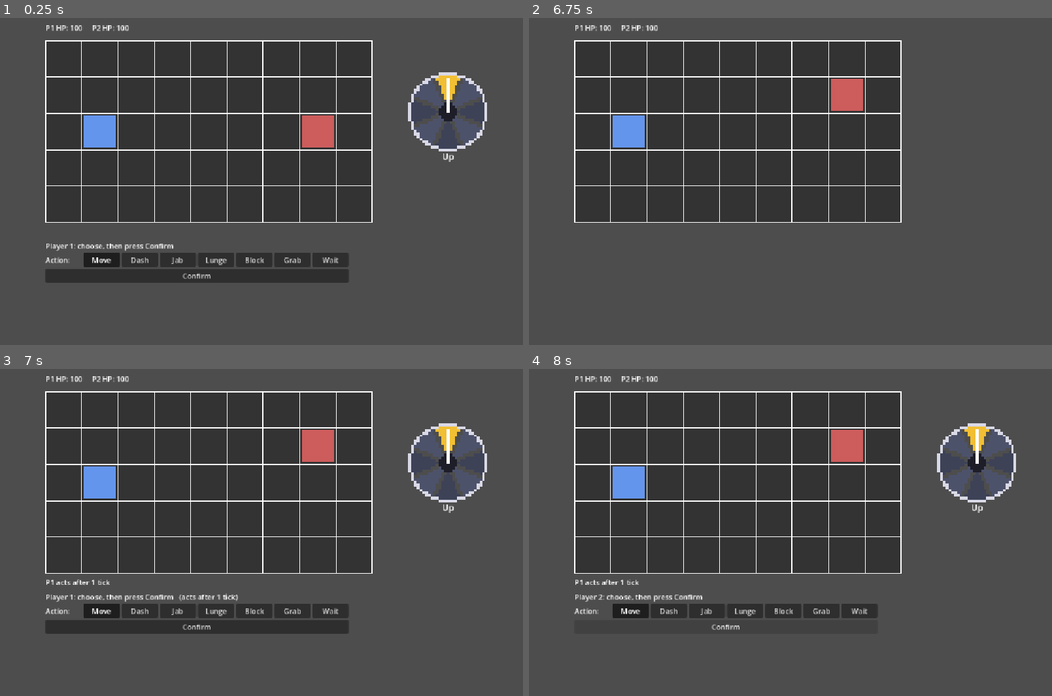
Above: before the commit, frames 1-4 (two rows, left to right).
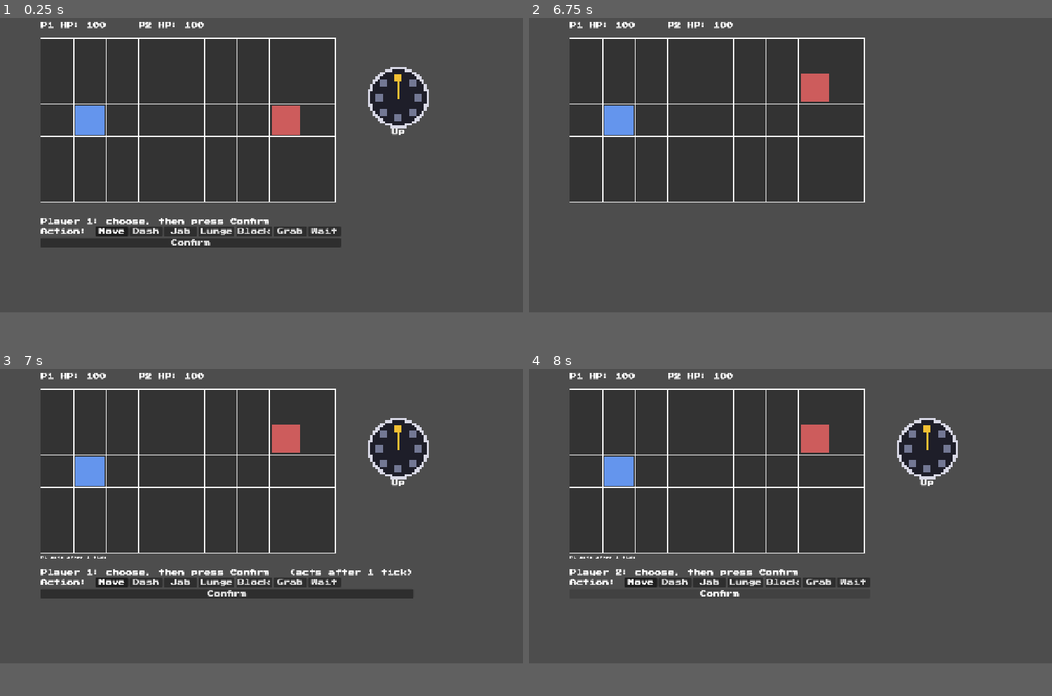
Above: after the commit, the same moments.

Repository: chunaa44/StrategyFighter
Game: Godot game, scene res://scenes/main.tscn
Two runs of this game, one before a commit and one after it. Both use one fixed random seed, a clock stepped at 60 frames per second and the inputs below.
Inputs:
- Up to frame 1 (0.25 s): no input
- Up to frame 2 (6.75 s): click "Move" at 0.5 s; click "Dash" at 1.25 s; click "Jab" at 2 s; click "Lunge" at 2.75 s; click "Block" at 3.5 s; click "Grab" at 4.25 s; click "Wait" at 5 s; click "Confirm" at 5.75 s; click "Confirm" at 6.5 s
- Up to frame 3 (7 s): no input
- Up to frame 4 (8 s): click "Confirm" at 7.25 s
In our replay, the window is 800x500 before the commit and 800x450 after it. These sizes can differ from the game's own. Grey fills any space a smaller window leaves; there, only what the larger window draws over its background counts as a difference.

The runs differ from the first frame. In frame 1, 24% of the frame differs, in the area x 7-94%, y 1-81%; in frame 2, 13%; in frame 3, 24%; in frame 4, 20%.

Commit message:
Add pixel-art theme.

Diff:
--- /dev/null
+++ b/assets/theme/pixel_theme.tres
@@ -0,0 +1,7 @@
+[gd_resource type="Theme" format=3 uid="uid://crnibcn68yep2"]
+
+[ext_resource type="FontFile" uid="uid://dkcv0kjqvbgcg" path="res://assets/fonts/PressStart2P-Regular.ttf" id="1_ow2qn"]
+
+[resource]
+default_font = ExtResource("1_ow2qn")
+default_font_size = 16
--- a/project.godot
+++ b/project.godot
@@ -21,9 +21,14 @@
 
 [display]
 
+window/size/viewport_width=1280
 window/size/viewport_height=720
 window/stretch/mode="canvas_items"
 window/stretch/aspect="expand"
+
+[gui]
+
+theme/custom="uid://crnibcn68yep2"
 
 [physics]
 
--- a/scenes/fighter.tscn
+++ b/scenes/fighter.tscn
@@ -16,4 +16,4 @@
 offset_top = 8.0
 offset_right = 48.0
 offset_bottom = 31.0
-theme_override_font_sizes/font_size = 14
+theme_override_font_sizes/font_size = 8
--- a/scenes/main.tscn
+++ b/scenes/main.tscn
@@ -33,6 +33,7 @@
 offset_top = 458.0
 offset_right = 140.0
 offset_bottom = 481.0
+theme_override_font_sizes/font_size = 8
 
 [node name="RestartButton" type="Button" parent="." unique_id=995860708]
 visible = false
--- a/scripts/direction_wheel.gd
+++ b/scripts/direction_wheel.gd
@@ -1,30 +1,25 @@
 extends Control
 
-# one wheel cell is drawn as a PIXEL x PIXEL square
-const RADIUS = 14
+# the wheel is drawn on a small grid, one cell is a PIXEL x PIXEL square
+const RADIUS = 12
 const PIXEL = 6
-const DEAD_ZONE = 3.5
-const GAP = 0.7
+const DEAD_ZONE = 2.5
+const MARKER_DISTANCE = 8.0
 const LABEL_HEIGHT = 28
-const LABEL_SIZE = 18
+const LABEL_SIZE = 16
 
 const COLOR_RING = Color(0.85, 0.85, 0.9)
-const COLOR_CENTER = Color(0.12, 0.12, 0.16)
-const COLOR_SECTOR_A = Color(0.24, 0.26, 0.34)
-const COLOR_SECTOR_B = Color(0.3, 0.32, 0.42)
-const COLOR_HOVER = Color(0.45, 0.55, 0.8)
+const COLOR_DISC = Color(0.12, 0.12, 0.16)
+const COLOR_MARKER = Color(0.45, 0.47, 0.58)
 const COLOR_SELECTED = Color(0.95, 0.75, 0.2)
-const COLOR_NEEDLE = Color(1.0, 1.0, 1.0)
 
 var selected = 0
-var hover = -1
 
 
 func _ready():
 	var cells = RADIUS * 2 + 1
 	custom_minimum_size = Vector2(cells * PIXEL, cells * PIXEL + LABEL_HEIGHT)
 	size = custom_minimum_size
-	mouse_exited.connect(on_mouse_exited)
 
 
 func select(index):
@@ -39,24 +34,10 @@
 func _gui_input(event):
 	if event is InputEventMouseButton:
 		if event.button_index == MOUSE_BUTTON_LEFT and event.pressed:
-			pick_at(event.position)
-	elif event is InputEventMouseMotion:
-		hover = sector_at(event.position)
-		if event.button_mask & MOUSE_BUTTON_MASK_LEFT:
-			pick_at(event.position)
-		queue_redraw()
-
-
-func on_mouse_exited():
-	hover = -1
-	queue_redraw()
-
-
-func pick_at(pixel_position):
-	var index = sector_at(pixel_position)
-	if index != -1:
-		selected = index
-		queue_redraw()
+			var index = sector_at(event.position)
+			if index != -1:
+				selected = index
+				queue_redraw()
 
 
 # -1 when the point is outside the wheel or on the dead centre
@@ -66,66 +47,54 @@
 	var dist = offset.length()
 	if dist > RADIUS + 0.5 or dist < DEAD_ZONE:
 		return -1
-	return sector_of_offset(offset)
-
-
-# sectors start at Up and go clockwise, same order as Actions.DIRECTION_NAMES
-func sector_of_offset(offset):
+	# sectors start at Up and go clockwise, same order as Actions.DIRECTION_NAMES
 	var f = atan2(offset.x, -offset.y) / (PI / 4.0)
 	return posmod(roundi(f), 8)
 
 
-# cells on the line from the centre towards the selected direction
-func needle_cells():
-	var cells = {}
-	var direction = Actions.DIRECTION_VECTORS[selected]
-	for step in range(0, RADIUS):
-		var cell = direction * step
-		if Vector2(cell).length() > RADIUS - 1.5:
-			break
-		cells[cell] = true
-	return cells
+# grid cell of a direction marker, relative to the centre cell
+func marker_cell(index):
+	var direction = Vector2(Actions.DIRECTION_VECTORS[index]).normalized()
+	return Vector2i((direction * MARKER_DISTANCE).round())
 
 
-# null means the cell is left empty
-func cell_color(offset, dist, needle):
-	if dist > RADIUS - 0.5:
-		return COLOR_RING
-	if needle.has(Vector2i(offset)):
-		return COLOR_NEEDLE
-	if dist < DEAD_ZONE:
-		return COLOR_CENTER
+# cell is relative to the centre cell
+func draw_cell(cell, color):
+	var origin = (Vector2(RADIUS, RADIUS) + Vector2(cell)) * PIXEL
+	draw_rect(Rect2(origin, Vector2(PIXEL, PIXEL)), color, true)
 
-	var f = atan2(offset.x, -offset.y) / (PI / 4.0)
-	var edge_distance = (0.5 - absf(f - roundf(f))) * (PI / 4.0) * dist
-	if edge_distance < GAP:
-		return null
 
-	var index = posmod(roundi(f), 8)
-	if index == selected:
-		return COLOR_SELECTED
-	if index == hover:
-		return COLOR_HOVER
-	if index % 2 == 0:
-		return COLOR_SECTOR_A
-	return COLOR_SECTOR_B
+func draw_marker(cell, color):
+	for dx in range(-1, 2):
+		for dy in range(-1, 2):
+			draw_cell(cell + Vector2i(dx, dy), color)
 
 
 func _draw():
-	var cells = RADIUS * 2 + 1
-	var needle = needle_cells()
-
-	for cy in range(cells):
-		for cx in range(cells):
-			var offset = Vector2(cx - RADIUS, cy - RADIUS)
-			var dist = offset.length()
+	for cy in range(RADIUS * 2 + 1):
+		for cx in range(RADIUS * 2 + 1):
+			var cell = Vector2i(cx - RADIUS, cy - RADIUS)
+			var dist = Vector2(cell).length()
 			if dist > RADIUS + 0.5:
 				continue
-			var color = cell_color(offset, dist, needle)
-			if color == null:
-				continue
-			draw_rect(Rect2(Vector2(cx, cy) * PIXEL, Vector2(PIXEL, PIXEL)), color, true)
+			if dist > RADIUS - 0.8:
+				draw_cell(cell, COLOR_RING)
+			else:
+				draw_cell(cell, COLOR_DISC)
 
-	var font = ThemeDB.fallback_font
-	var label_position = Vector2(0, cells * PIXEL + LABEL_SIZE)
-	draw_string(font, label_position, get_direction_name(), HORIZONTAL_ALIGNMENT_CENTER, cells * PIXEL, LABEL_SIZE, Color.WHITE)
+	# line from the centre to the selected marker
+	var direction = Actions.DIRECTION_VECTORS[selected]
+	var target = marker_cell(selected)
+	var length = maxi(absi(target.x), absi(target.y))
+	for step in range(0, length + 1):
+		draw_cell(direction * step, COLOR_SELECTED)
+
+	for i in range(8):
+		if i != selected:
+			draw_marker(marker_cell(i), COLOR_MARKER)
+	draw_marker(target, COLOR_SELECTED)
+
+	var font = get_theme_default_font()
+	var width = (RADIUS * 2 + 1) * PIXEL
+	var label_position = Vector2(0, width + LABEL_SIZE)
+	draw_string(font, label_position, get_direction_name(), HORIZONTAL_ALIGNMENT_CENTER, width, LABEL_SIZE, Color.WHITE)
--- a/scripts/effects_layer.gd
+++ b/scripts/effects_layer.gd
@@ -8,8 +8,8 @@
 
 const TEXT_TIME = 0.6
 const TEXT_RISE = 30.0
-const TEXT_WIDTH = 100.0
-const TEXT_SIZE = 22
+const TEXT_WIDTH = 140.0
+const TEXT_SIZE = 16
 
 const GUARD_INSET = 5.0
 const GUARD_WIDTH = 6.0
@@ -55,6 +55,14 @@
 	if action_name == "Grab":
 		return GRAB_COLOR
 	return ATTACK_COLOR
+
+
+# same font the project theme gives to every Control
+func pixel_font():
+	var project_theme = ThemeDB.get_project_theme()
+	if project_theme != null and project_theme.default_font != null:
+		return project_theme.default_font
+	return ThemeDB.fallback_font
 
 
 # tiles a strike or grab covers, limited to the board
@@ -188,6 +196,6 @@
 func draw_floating_text(text):
 	var fade = 1.0 - text["age"] / TEXT_TIME
 	var pos = text["pos"] + Vector2(0.0, -TEXT_RISE * text["age"] / TEXT_TIME)
-	var font = ThemeDB.fallback_font
+	var font = pixel_font()
 	draw_string_outline(font, pos, text["text"], HORIZONTAL_ALIGNMENT_CENTER, TEXT_WIDTH, TEXT_SIZE, 4, Color(0, 0, 0, fade))
 	draw_string(font, pos, text["text"], HORIZONTAL_ALIGNMENT_CENTER, TEXT_WIDTH, TEXT_SIZE, Color(text["color"], fade))
--- a/scripts/pick_screen.gd
+++ b/scripts/pick_screen.gd
@@ -6,6 +6,7 @@
 
 const BOX_POSITION = Vector2(100, 490)
 const WHEEL_POSITION = Vector2(900, 120)
+const TITLE_SIZE = 16
 
 var current_player = 1
 var pick1 = {}
@@ -26,6 +27,7 @@
 	add_child(box)
 
 	title_label = Label.new()
+	title_label.add_theme_font_size_override("font_size", TITLE_SIZE)
 	box.add_child(title_label)
 
 	make_row(box, "Action:", ["Move", "Dash", "Jab", "Lunge", "Block", "Grab", "Wait"], action_group)
@@ -46,7 +48,7 @@
 
 	var label = Label.new()
 	label.text = row_name
-	label.custom_minimum_size = Vector2(80, 0)
+	label.custom_minimum_size = Vector2(130, 0)
 	row.add_child(label)
 
 	for option in options:
Binary file added: assets/fonts/PressStart2P-Regular.ttf
Not shown, added: assets/fonts/PressStart2P-Regular.ttf.import
